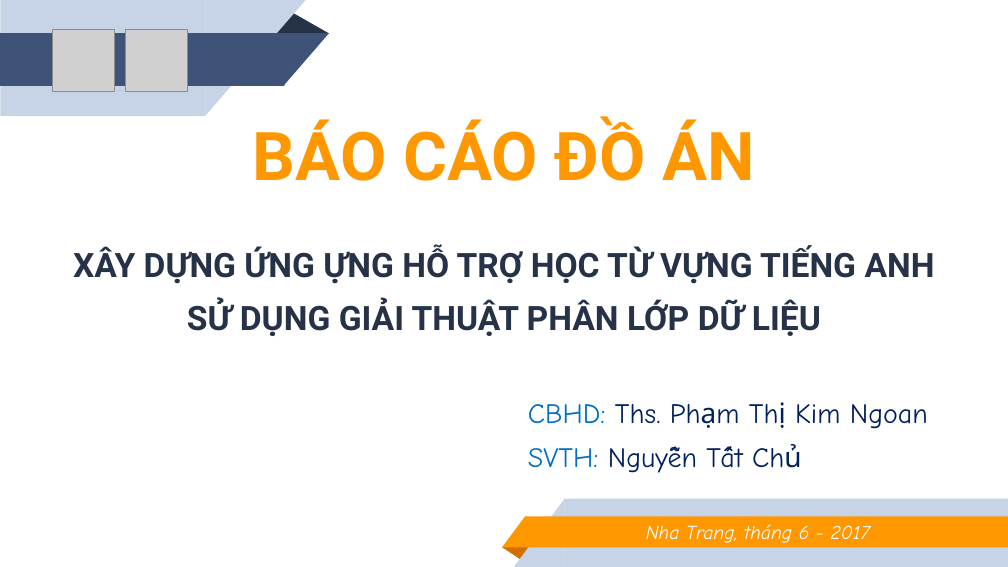
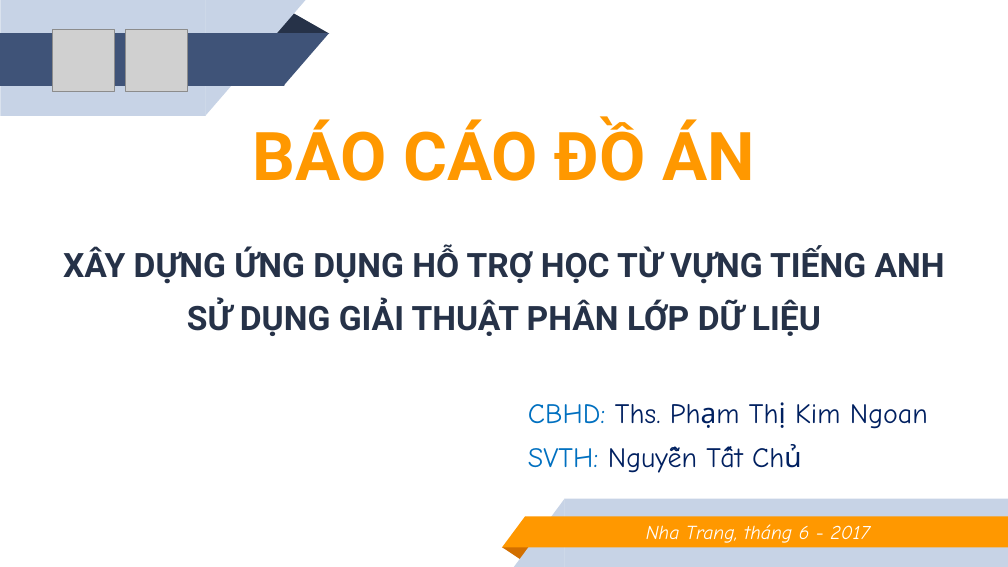
Before and after one commit to TatChu/handwriting-detect-for-learning-english, a slide deck: slide 1 of report/slide.pptx. Drawn at 1008x567 pixels with LibreOffice and Linux fonts; fonts in the diff are those of the drawing; grey boxes stand for pictures. Boxes give left, top, right and bottom in pixels: in the first picture for what was removed or moved away, otherwise in the second. Text is boxed around its words. In the diff, an @@ line names an element or a change of style, - is before the commit and + after.

```diff
--- a/report/slide.pptx
+++ b/report/slide.pptx
@@ subtitle at (x1=63, y1=246, x2=945, y2=336): text changed @@
-XÂY DỰNG ỨNG ỰNG HỖ TRỢ HỌC TỪ VỰNG TIẾNG ANH SỬ DỤNG GIẢI THUẬT PHÂN LỚP DỮ LIỆU
+XÂY DỰNG ỨNG DỤNG HỖ TRỢ HỌC TỪ VỰNG TIẾNG ANH SỬ DỤNG GIẢI THUẬT PHÂN LỚP DỮ LIỆU
```
Also in this commit, not shown: 20 other slides changed, 3 slides added, 3 slides removed, 3 other files.
